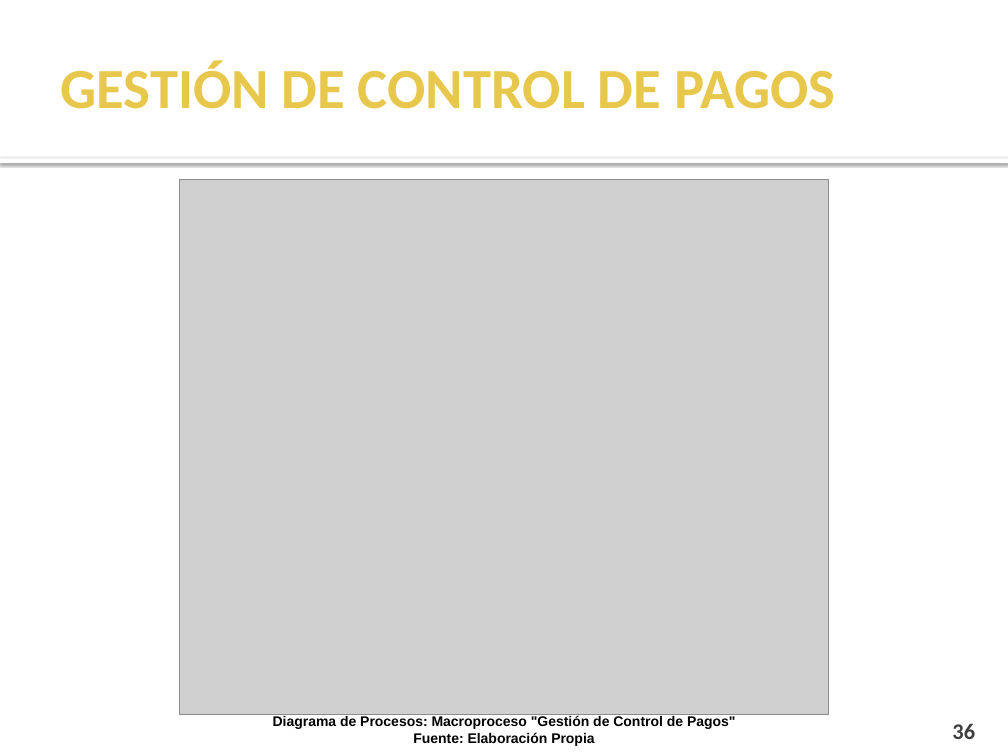
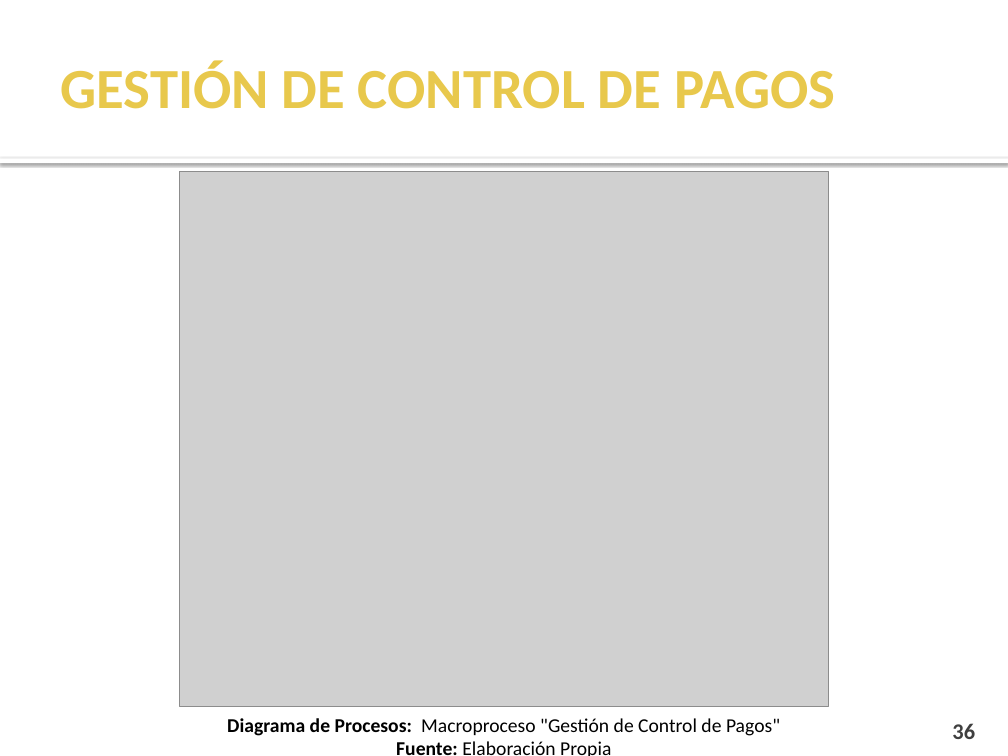
Before and after one commit to cms/proyecto-fya, a slide deck: slide 36 of Presentacion Final Ciclo 2011-1/Presentación Semana 17.pptx. Drawn at 1008x756 pixels with LibreOffice and Linux fonts; fonts in the diff are those of the drawing; grey boxes stand for pictures; background and template pictures are left out. Boxes give left, top, right and bottom in pixels: in the first picture for what was removed or moved away, otherwise in the second. Text is boxed around its words. In the diff, an @@ line names an element or a change of style, - is before the commit and + after.

```diff
--- a/Presentacion Final Ciclo 2011-1/Presentación Semana 17.pptx
+++ b/Presentacion Final Ciclo 2011-1/Presentación Semana 17.pptx
@@ picture: place and size @@
-picture at (179, 179, 829, 714)
+picture at (179, 171, 829, 706)
@@ text "Diagrama de Procesos: Macroproceso "Gestión ..." at (227, 718, 780, 756): size 10 to 14 pt, font Arial to Calibri; bold off in "Macroproceso "Gestión de Control de Pagos"", "Elaboración Propia" @@
```
Also in this commit, not shown: 8 other slides changed, 1 slide added, 1 slide removed.
